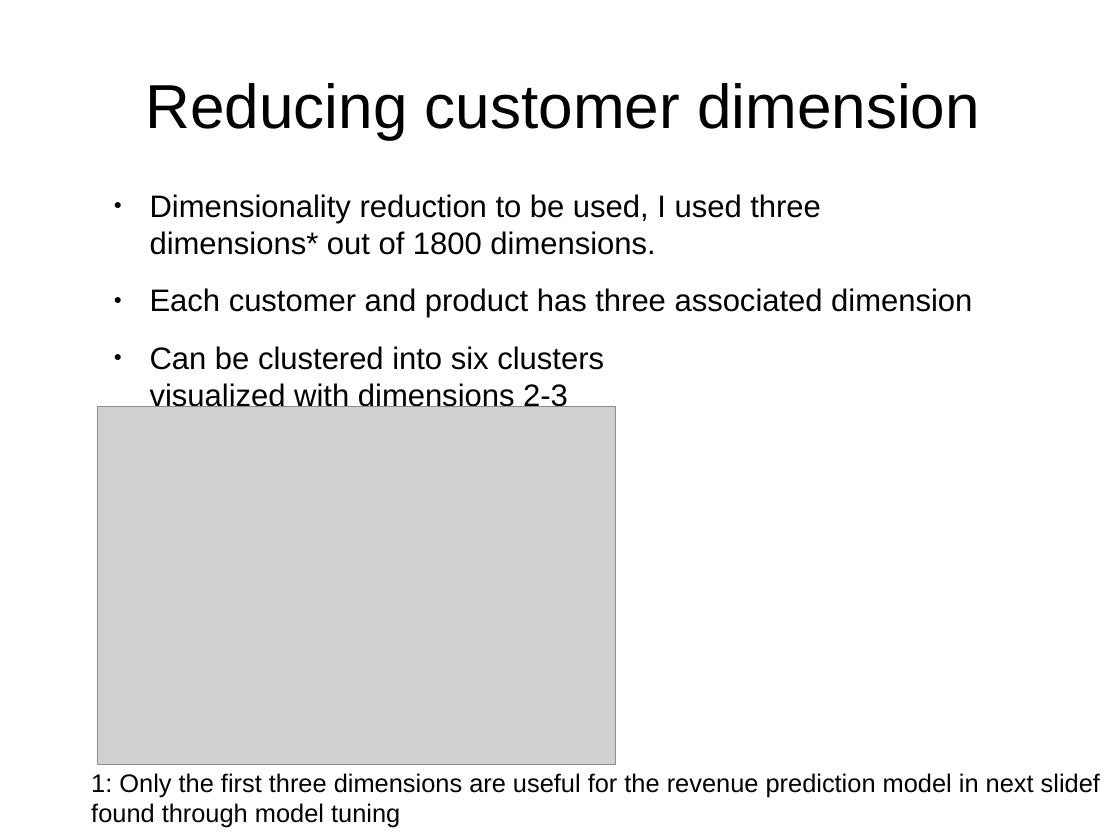
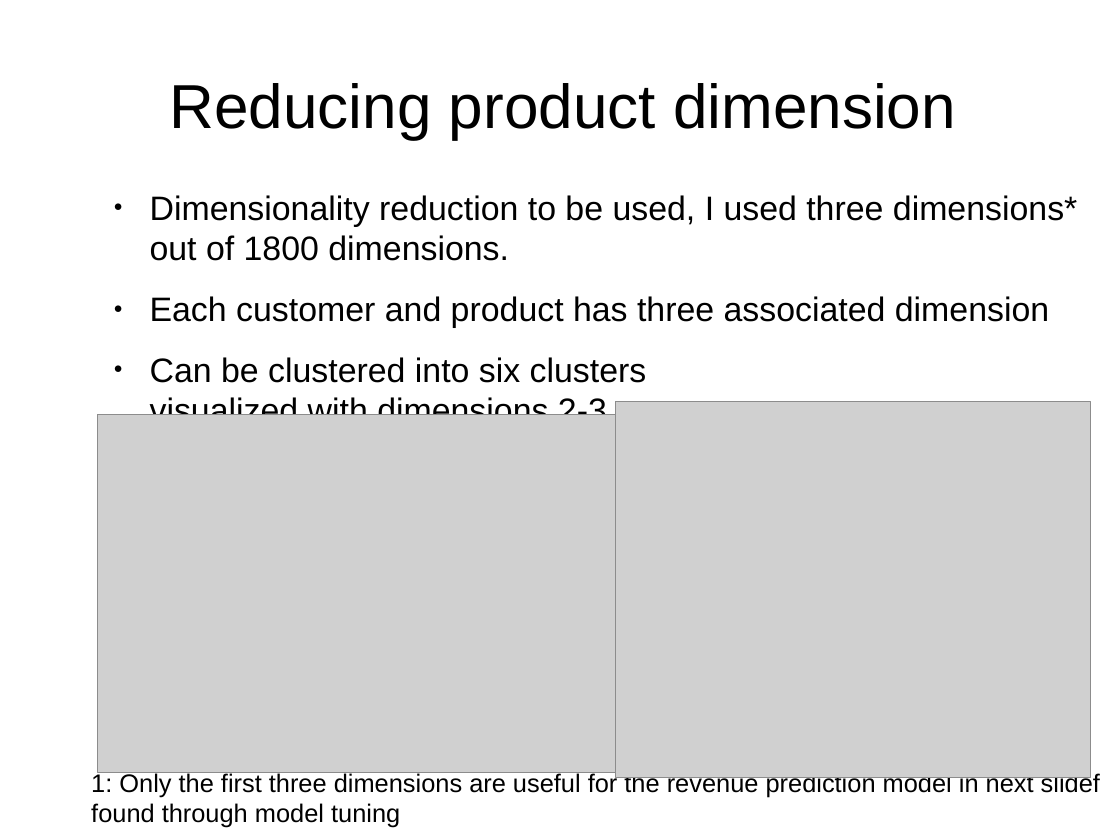
Before and after one commit to leexa90/E-commece-Data-Science, a slide deck: slide 10 of Present.odp (slide 8 before the commit). Drawn at 1120x840 pixels with LibreOffice and Linux fonts; fonts in the diff are those of the drawing; grey boxes stand for pictures. Boxes give left, top, right and bottom in pixels: in the first picture for what was removed or moved away, otherwise in the second. Text is boxed around its words. In the diff, an @@ line names an element or a change of style, - is before the commit and + after.

```diff
--- a/Present.odp
+++ b/Present.odp
@@ title at (170, 83, 956, 139): text changed @@
-Reducing customer dimension
+Reducing product dimension
@@ text "Dimensionality reduction to be used, ..." at (150, 195, 1077, 415): size 22 to 24 pt @@
@@ picture: place and size @@
-picture at (98, 407, 616, 764)
+picture at (98, 415, 616, 772)
@@ picture added at (616, 401, 1092, 777) @@
```
Also in this commit, not shown: 9 other slides changed, 8 slides added, 1 slide removed, 4 other files.
